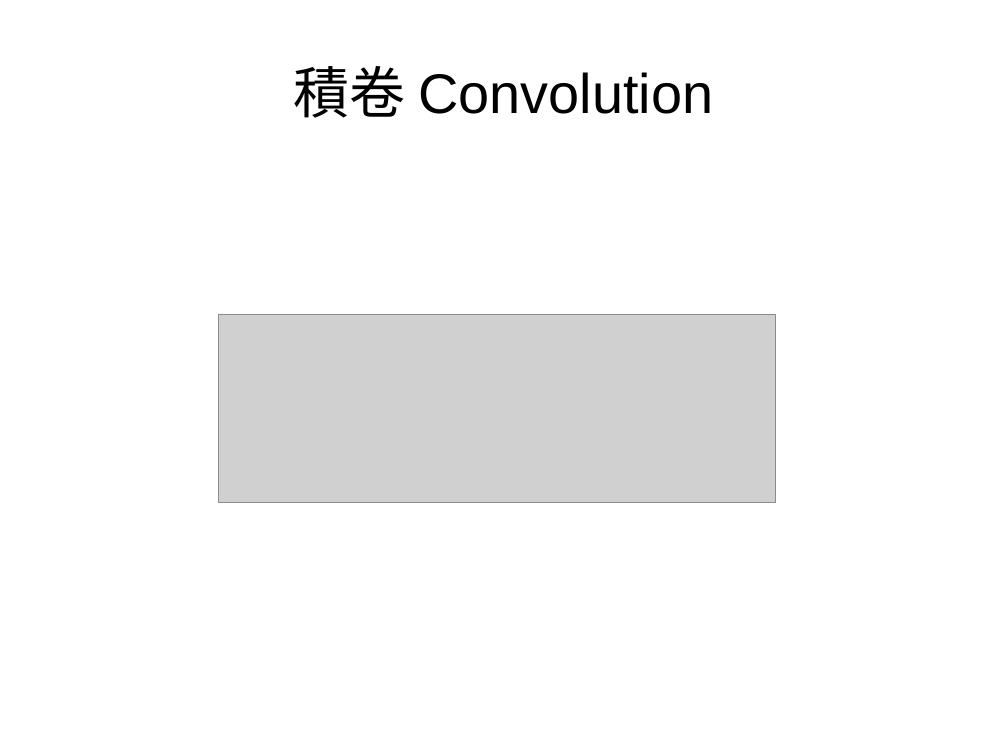
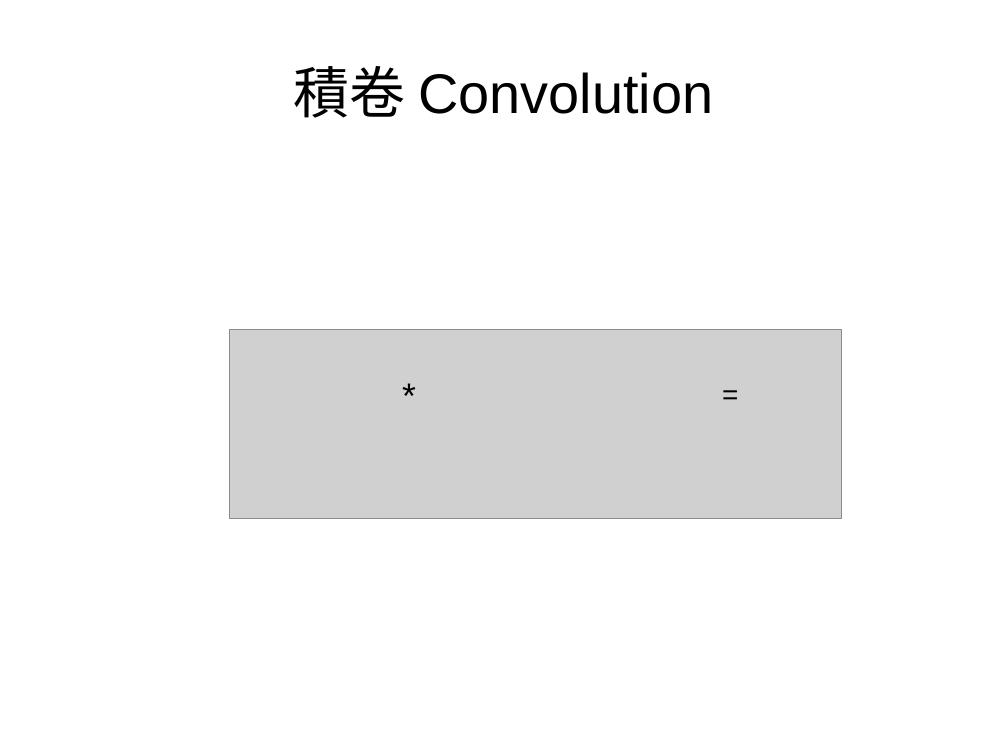
Before and after one commit to kienchen/tungli_ai, a slide deck: slide 4 of AI/深度學習的理論練習.ppt. Drawn at 1008x756 pixels with LibreOffice and Linux fonts; fonts in the diff are those of the drawing; grey boxes stand for pictures. Boxes give left, top, right and bottom in pixels: in the first picture for what was removed or moved away, otherwise in the second. Text is boxed around its words. In the diff, an @@ line names an element or a change of style, - is before the commit and + after.

```diff
--- a/AI/深度學習的理論練習.ppt
+++ b/AI/深度學習的理論練習.ppt
@@ picture: place and size @@
-picture at box(219, 314, 776, 503)
+picture at box(230, 329, 842, 519)
@@ text added at box(393, 372, 494, 421), 28 pt, text #000000 @@
+*
@@ text added at box(713, 375, 823, 415), 22 pt, text #000000 @@
+=
```
Also in this commit, not shown: 4 other slides changed.
